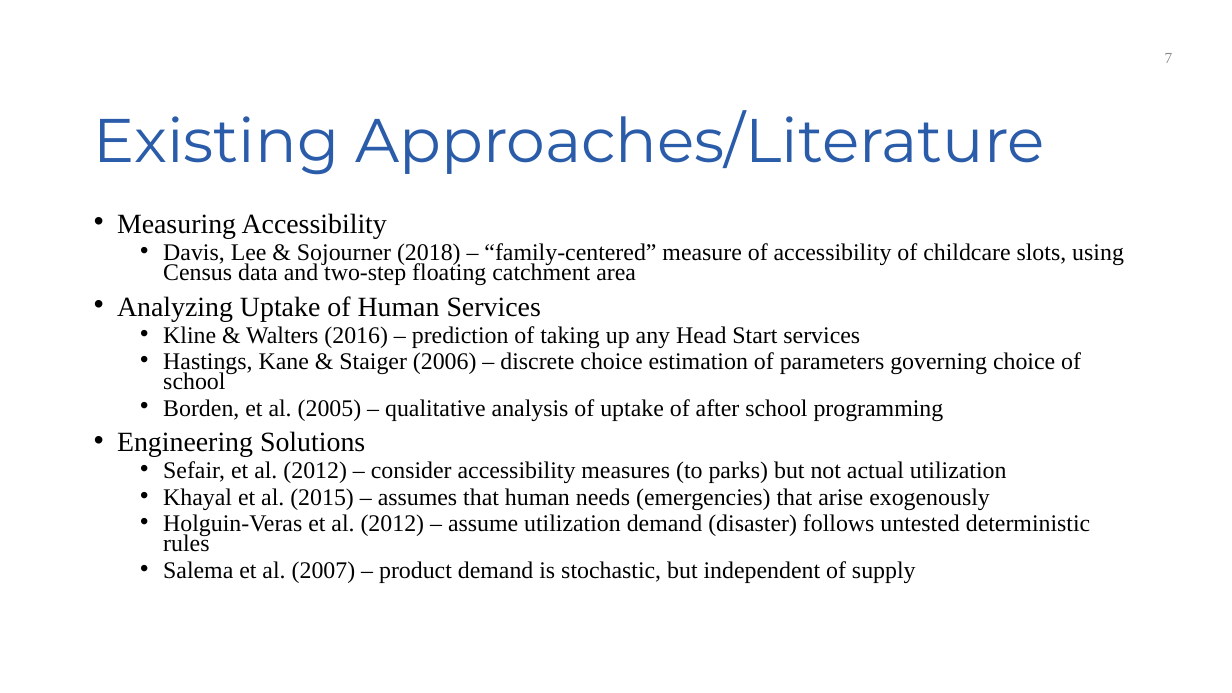
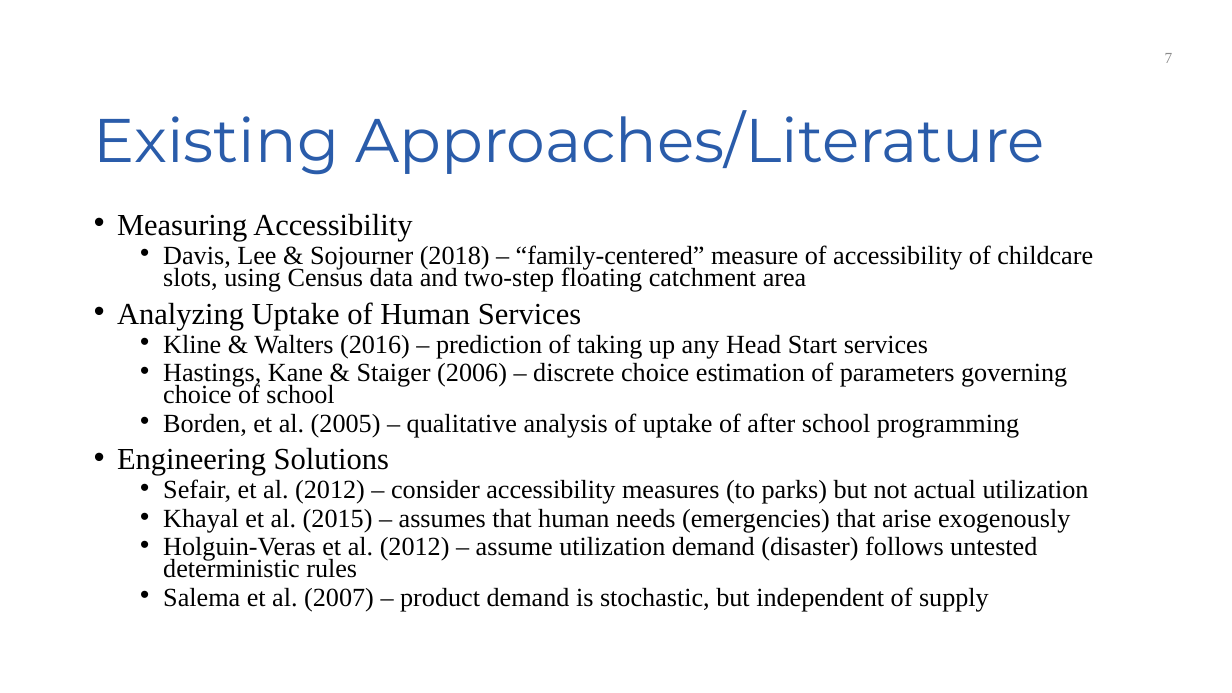
Before and after one commit to nsmader/CANOPY, a slide deck: slide 7 of write-ups/presentation/CANOPY Project - 2018-04-17 - Spatial Data Science Study Group.pptx. Drawn at 1232x693 pixels with LibreOffice and Linux fonts; fonts in the diff are those of the drawing; background and template pictures are left out. Boxes give left, top, right and bottom in pixels: in the first picture for what was removed or moved away, otherwise in the second. Text is boxed around its words. In the diff, an @@ line names an element or a change of style, - is before the commit and + after.

Commit message:
Updated Center for Spatial Data Science Presentation

```diff
--- a/write-ups/presentation/CANOPY Project - 2018-04-17 - Spatial Data Science Study Group.pptx
+++ b/write-ups/presentation/CANOPY Project - 2018-04-17 - Spatial Data Science Study Group.pptx
@@ text "Measuring Accessibility" at bbox=[117, 213, 1093, 612]: size 21.7 to 23.8 pt in "Measuring Accessibility", "Analyzing Uptake of Human Services", "Engineering Solutions"; size 18.6 to 20.4 pt @@
```
Also in this commit, not shown: 2 other slides changed.
